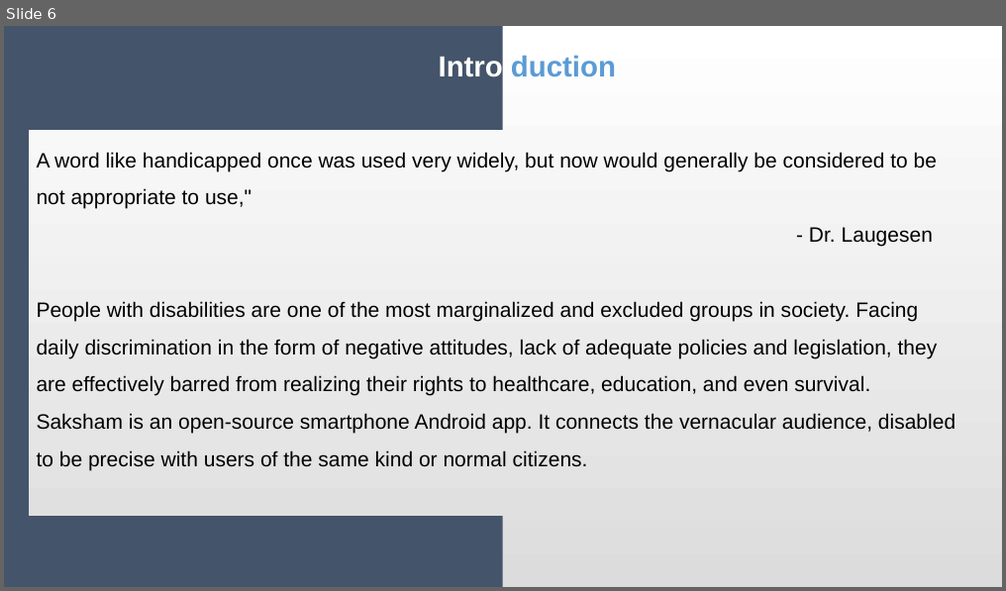
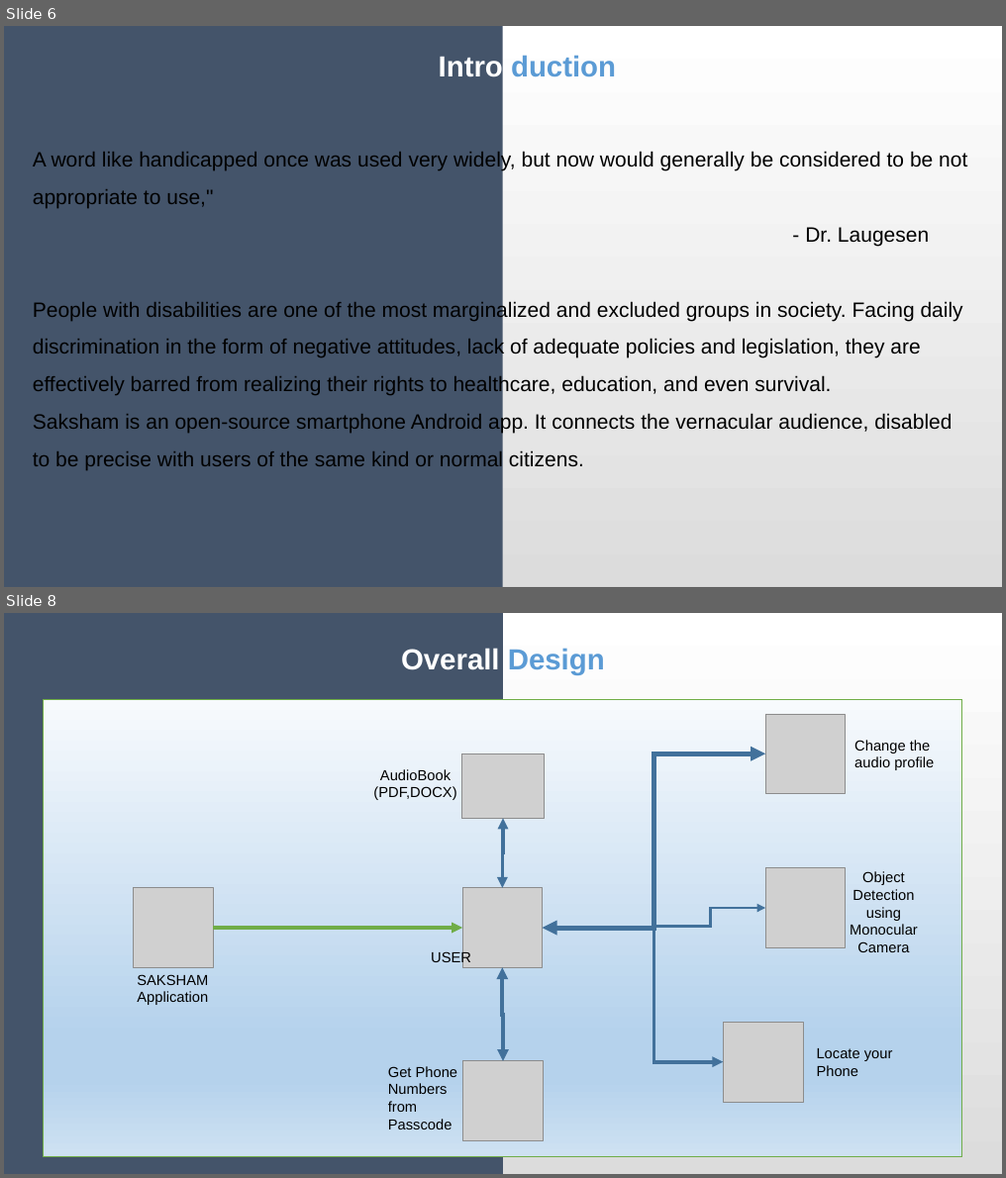
Before and after one commit to Durgnan/Final_Year_Project, a slide deck: Phase PPT/Durgesh Nandan/0th Phase/SakshamPPT.pptx. Shown one above the other, each under a label of ours: slide 6 before the commit, slides 6 and 8 after it; the slides between them are not shown. The pictures are 1006x591 and 1006x1178 pixels, drawn with LibreOffice and Linux fonts; fonts in the diff are those of the drawing; grey boxes stand for pictures. Boxes give left, top, right and bottom in pixels: in the first picture for what was removed or moved away, otherwise in the second. Text is boxed around its words. In the diff, an @@ line names an element or a change of style, - is before the commit and + after.

```diff
--- a/Phase PPT/Durgesh Nandan/0th Phase/SakshamPPT.pptx
+++ b/Phase PPT/Durgesh Nandan/0th Phase/SakshamPPT.pptx
@@ slide 8 added at [4,613,1002,1174], background gradient #FFFFFF to #DCDCDC @@
@@ rectangle added at [4,613,503,1174], fill #44546A @@
@@ text added at [401,648,605,674], 28 pt, text #FFFFFF, bold @@
+Overall Design
@@ rectangle added at [44,699,963,1157], fill gradient #F7FAFD to #B5D2EC to #CEE1F2, outline #70AD47 1 pt @@
@@ picture added at [765,714,846,794] @@
@@ picture added at [461,754,545,818] @@
@@ freeform shape added at [543,754,765,928], outline #42719B 4.75 pt @@
@@ text added at [854,740,934,770], 14 pt, text #000000 @@
+Change the audio profile
@@ text added at [373,769,456,800], 14 pt, text #000000 @@
+AudioBook
+(PDF,DOCX)
@@ freeform shape added at [503,818,503,888], outline #42719B 3.5 pt @@
@@ picture added at [765,868,846,949] @@
@@ text added at [849,871,918,953], 14 pt, text #000000 @@
+Object Detection using Monocular Camera
@@ picture added at [134,888,214,967] @@
@@ picture added at [463,888,543,967] @@
@@ freeform shape added at [654,908,765,927], outline #42719B 2.75 pt @@
@@ freeform shape added at [214,928,463,928], outline #70AD47 3.5 pt @@
@@ freeform shape added at [654,928,724,1062], outline #42719B 3.5 pt @@
@@ text added at [431,951,471,965], 14 pt, text #000000 @@
+USER
@@ freeform shape added at [503,967,503,1061], outline #42719B 3.75 pt @@
@@ text added at [137,974,208,1005], 14 pt, text #000000 @@
+SAKSHAM Application
@@ picture added at [724,1023,804,1103] @@
@@ text added at [817,1049,893,1076], 14 pt, text #000000 @@
+Locate your Phone
@@ text added at [388,1066,458,1130], 14 pt, text #000000 @@
+Get Phone Numbers from Passcode
@@ picture added at [463,1061,543,1142] @@
@@ slide 6 changed as well @@
@@ text "A word like handicapped once ...": place and size @@
-text "A word like handicapped once ..." at [29,131,973,516]
+text "A word like handicapped once ..." at [33,151,967,471]
@@ text "A word like handicapped once ..." at [33,151,967,471]: fill gradient #FFFFFF to #DCDCDC to none @@
```
Also in this commit, not shown: 10 other slides changed, 1 other slide added, 2 slides removed, 1 other file.
